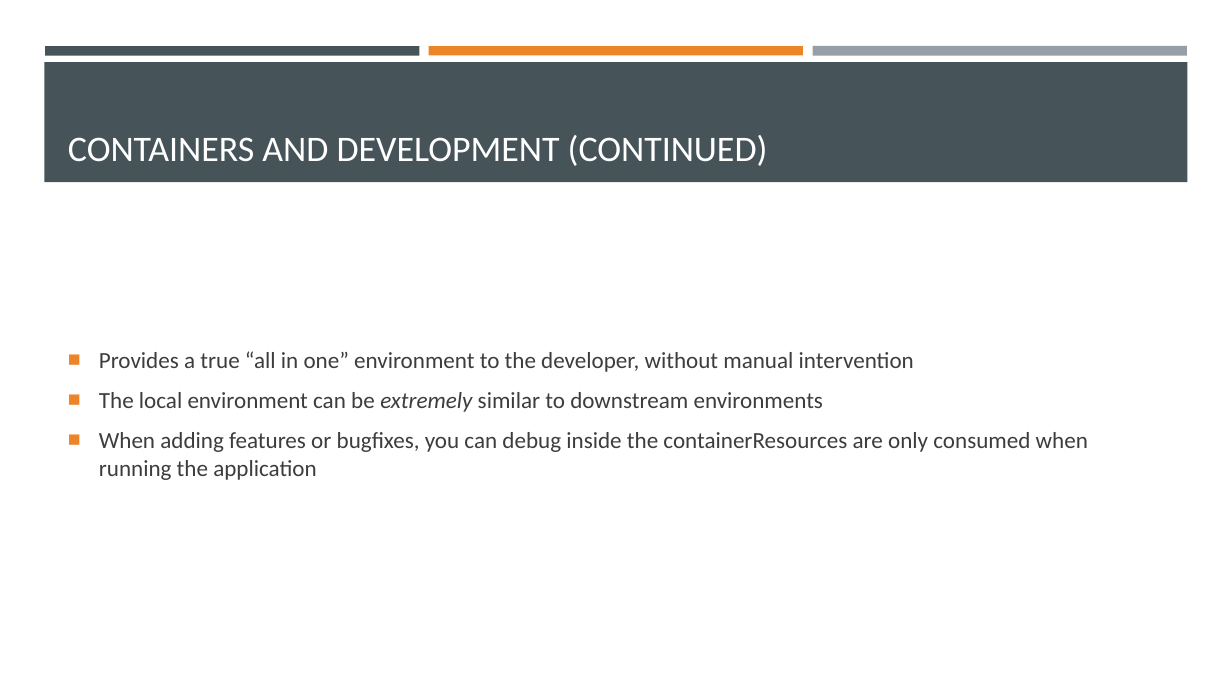
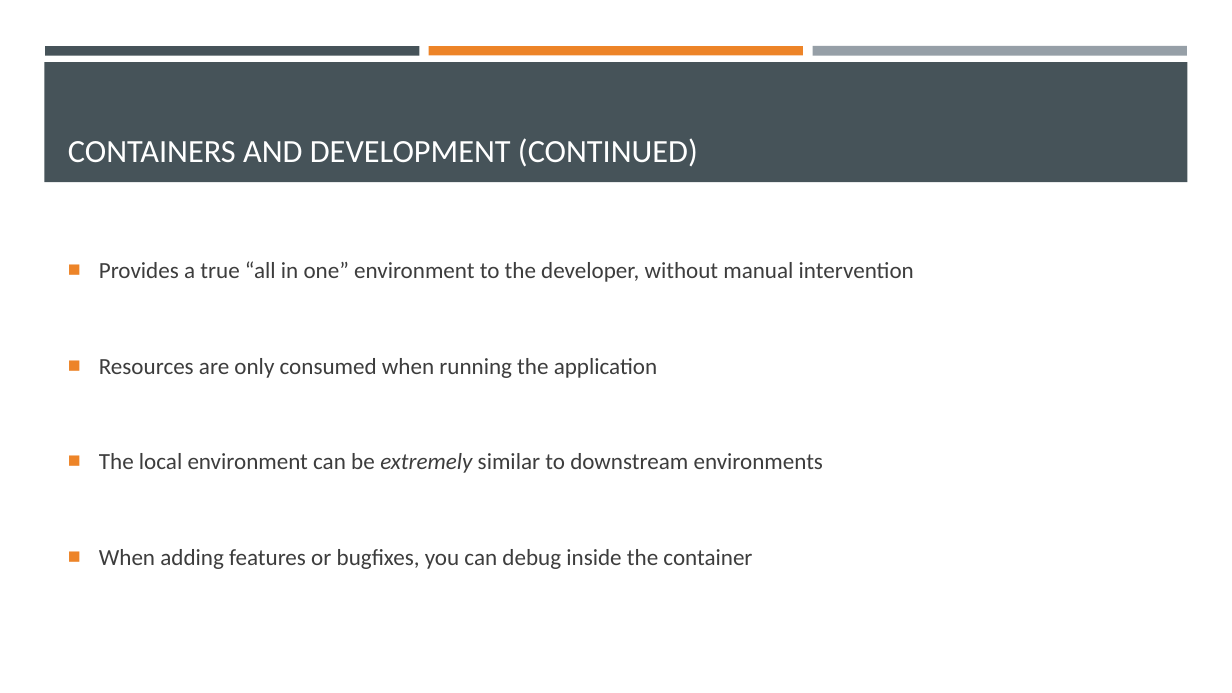
Before and after one commit to EnterpriseProductsLP/introduction-to-docker, a slide deck: slide 27 of presentation/presentation.pptx (slide 25 before the commit). Drawn at 1232x693 pixels with LibreOffice and Linux fonts; fonts in the diff are those of the drawing. Boxes give left, top, right and bottom in pixels: in the first picture for what was removed or moved away, otherwise in the second. Text is boxed around its words. In the diff, an @@ line names an element or a change of style, - is before the commit and + after.

```diff
--- a/presentation/presentation.pptx
+++ b/presentation/presentation.pptx
@@ title "CONTAINERS AND DEVELOPMENT (CONTINUED)" at <box>68,138,698,167</box>: size 28 to 25.2 pt; line spacing 1 to 3 @@
@@ text at <box>99,261,914,473</box>: line spacing 1 to 3 @@
@@ text at <box>99,358,657,378</box>: paragraph added @@
+■ Resources are only consumed when running the application
@@ text at <box>99,549,752,569</box>: text changed @@
-■ When adding features or bugfixes, you can debug inside the containerResources are only consumed when running the application
+■ When adding features or bugfixes, you can debug inside the container
```
Also in this commit, not shown: 6 other slides changed, 5 slides added.
